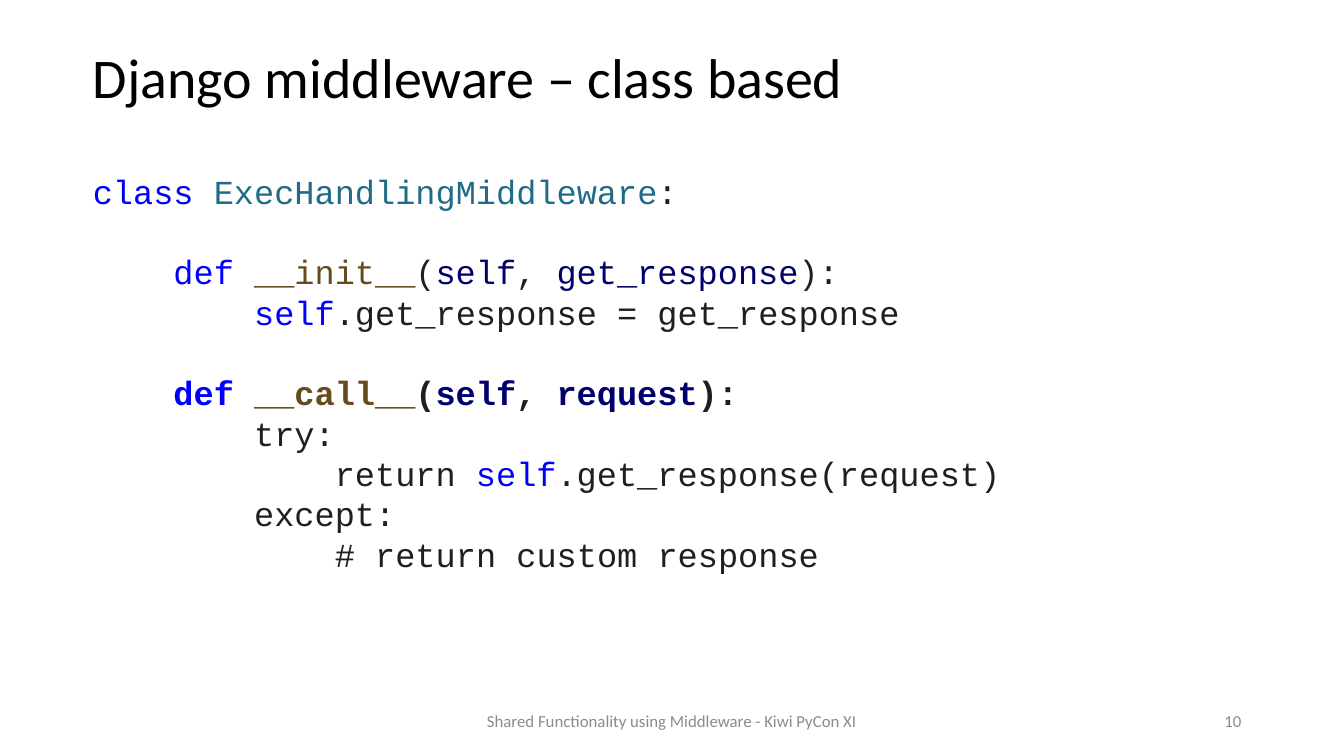
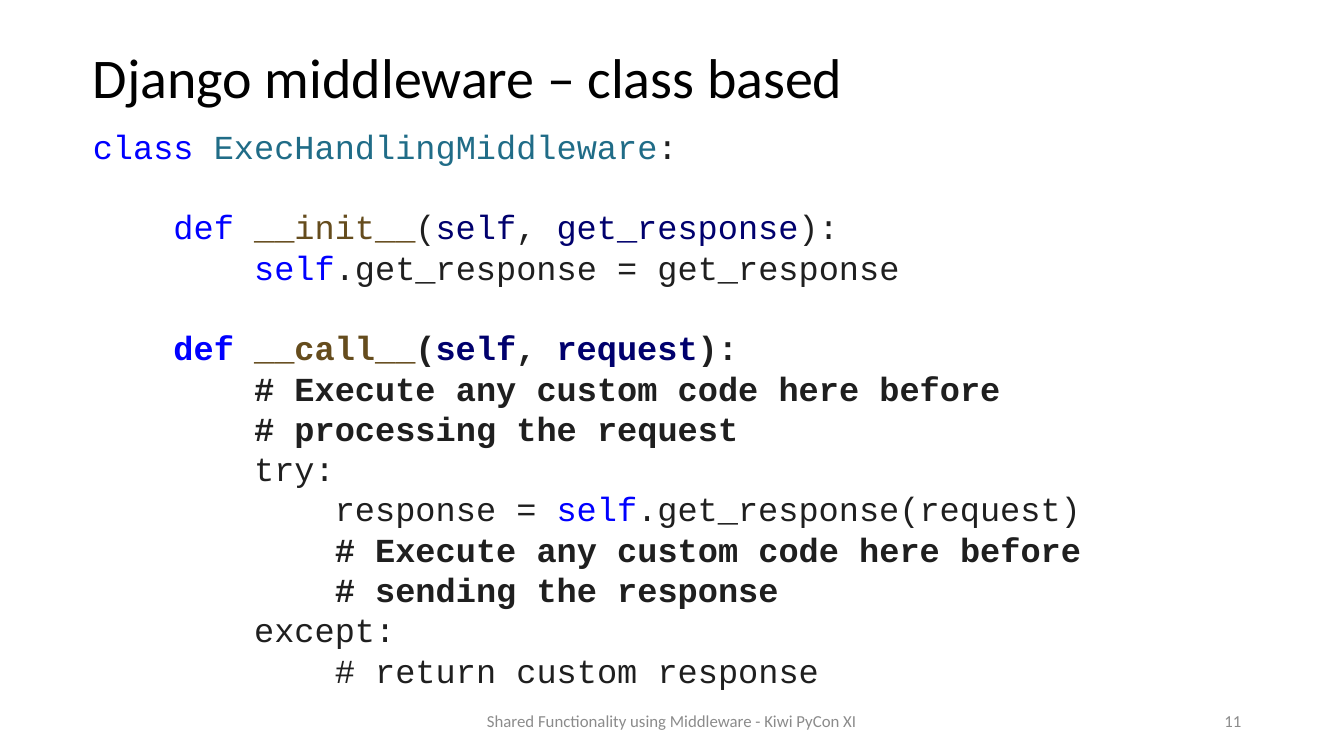
Before and after one commit to prod-python/kiwi-pycon-xi, a slide deck: slide 11 of slides.pptx (slide 10 before the commit). Drawn at 1344x756 pixels with LibreOffice and Linux fonts; fonts in the diff are those of the drawing. Boxes give left, top, right and bottom in pixels: in the first picture for what was removed or moved away, otherwise in the second. Text is boxed around its words. In the diff, an @@ line names an element or a change of style, - is before the commit and + after.

```diff
--- a/slides.pptx
+++ b/slides.pptx
@@ text "class ExecHandlingMiddleware:": place and size @@
-text "class ExecHandlingMiddleware:" at (93, 179, 1000, 574)
+text "class ExecHandlingMiddleware:" at (93, 134, 1081, 690)
@@ text at (294, 376, 1000, 448): paragraphs added @@
+# Execute any custom code here before
+# processing the request
@@ text at (335, 497, 1081, 609): text changed; bold on @@
-return self.get_response(request)
+response = self.get_response(request)
+# Execute any custom code here before
+# sending the response
@@ page number at (1224, 716, 1241, 727): text changed @@
-10
+11
```
Also in this commit, not shown: 11 other slides changed, 3 slides added, 4 slides removed, 2 other files.
